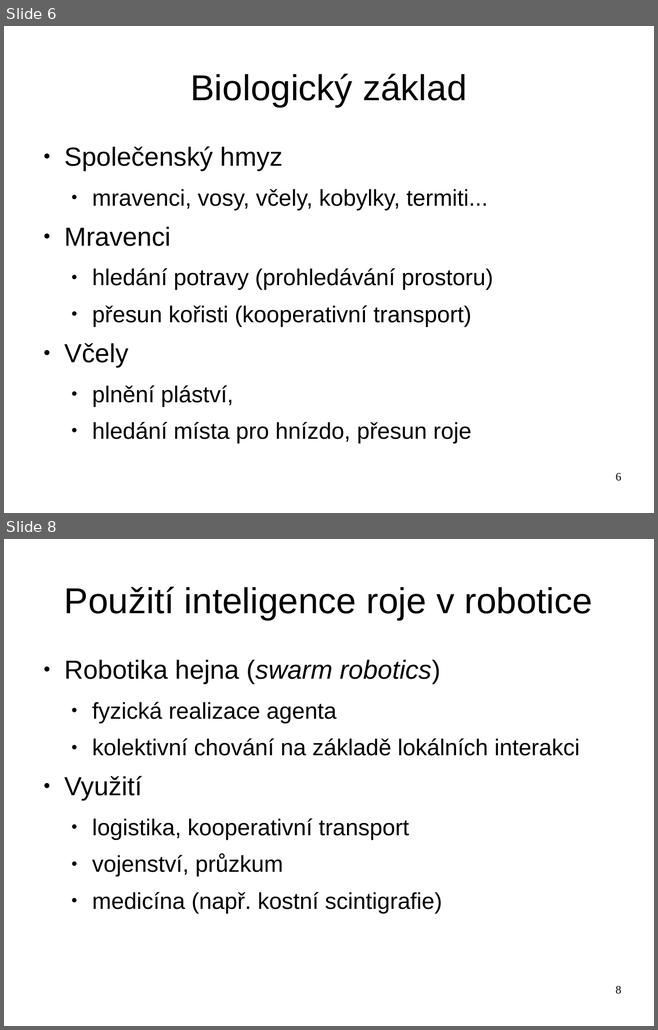
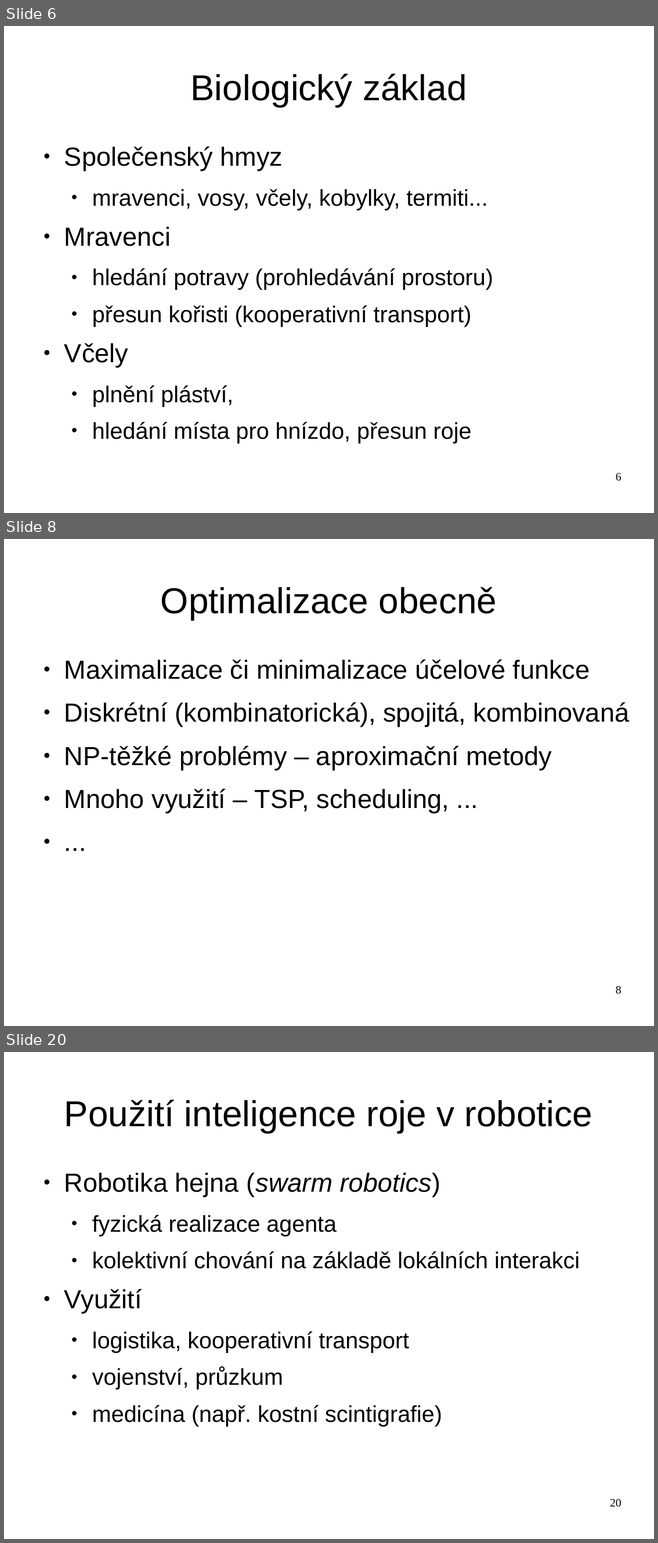
Before and after one commit to hellerstanislav/sin, a slide deck: presentation/swarm.odp. Shown one above the other, each under a label of ours: slides 6 and 8 before the commit, slides 6, 8 and 20 after it; the slides between them are not shown. The pictures are 658x1030 and 658x1543 pixels, drawn with LibreOffice and Linux fonts; fonts in the diff are those of the drawing. Boxes give left, top, right and bottom in pixels: in the first picture for what was removed or moved away, otherwise in the second. Text is boxed around its words. In the diff, an @@ line names an element or a change of style, - is before the commit and + after.

Commit message:
Dopsano PSO, nejake upravy v uvodu optimalizace a doplnen nastrel prezentace k optimalizaci.

```diff
--- a/presentation/swarm.odp
+++ b/presentation/swarm.odp
@@ slide 8 added at <box>4,539,654,1026</box>, background #FFFFFF @@
@@ title added at <box>161,587,497,620</box>, 44 pt, text #000000 @@
+Optimalizace obecně
@@ text added at <box>64,659,629,813</box>, 32 pt, text #000000 @@
+● Maximalizace či minimalizace účelové funkce
+● Diskrétní (kombinatorická), spojitá, kombinovaná
+● NP-těžké problémy – aproximační metody
+● Mnoho využití – TSP, scheduling, ...
+● ...
@@ page number added at <box>615,986,621,994</box>, 14 pt, text #000000 @@
+8
@@ what was slide 8 is now slide 20 @@
@@ page number at <box>610,1499,621,1507</box>: text changed @@
-8
+20
```
Also in this commit, not shown: 1 slide changed, 11 other slides added, 1 other file.
